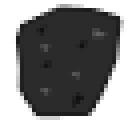
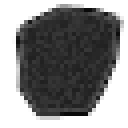
The second 128 × 128 image is a revision of the first. Changes to its layers:
hid "Ebene 2 Kopie" over (x1=36, y1=24, x2=88, y2=108)
hid "Ebene 2 Kopie 2" over (x1=36, y1=24, x2=88, y2=108)
hid "Ebene 2" over (x1=36, y1=28, x2=108, y2=96)
added layer "Ebene 4" (96%) above "Ebene 3" over (x1=16, y1=4, x2=124, y2=120)
added layer "Ebene 3" (9%) above "Ebene 1" over (x1=16, y1=8, x2=120, y2=116)
painted on "Ebene 1" over (x1=16, y1=8, x2=120, y2=116)
